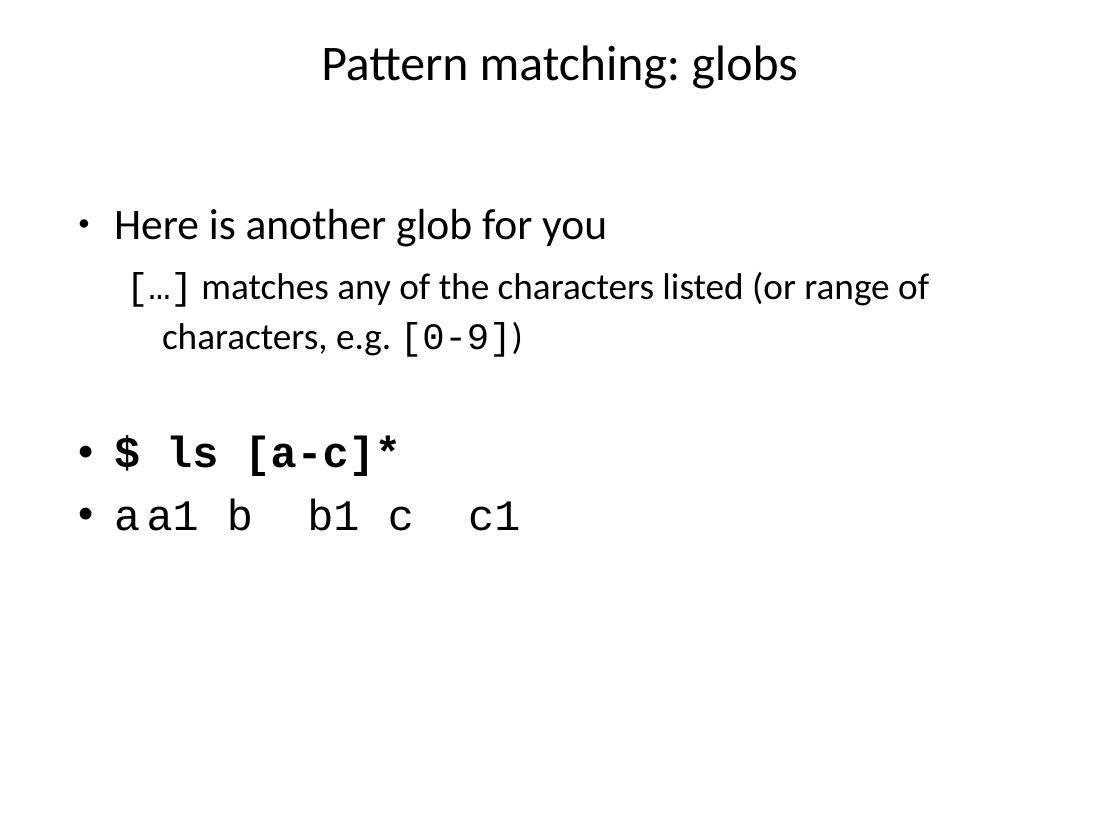
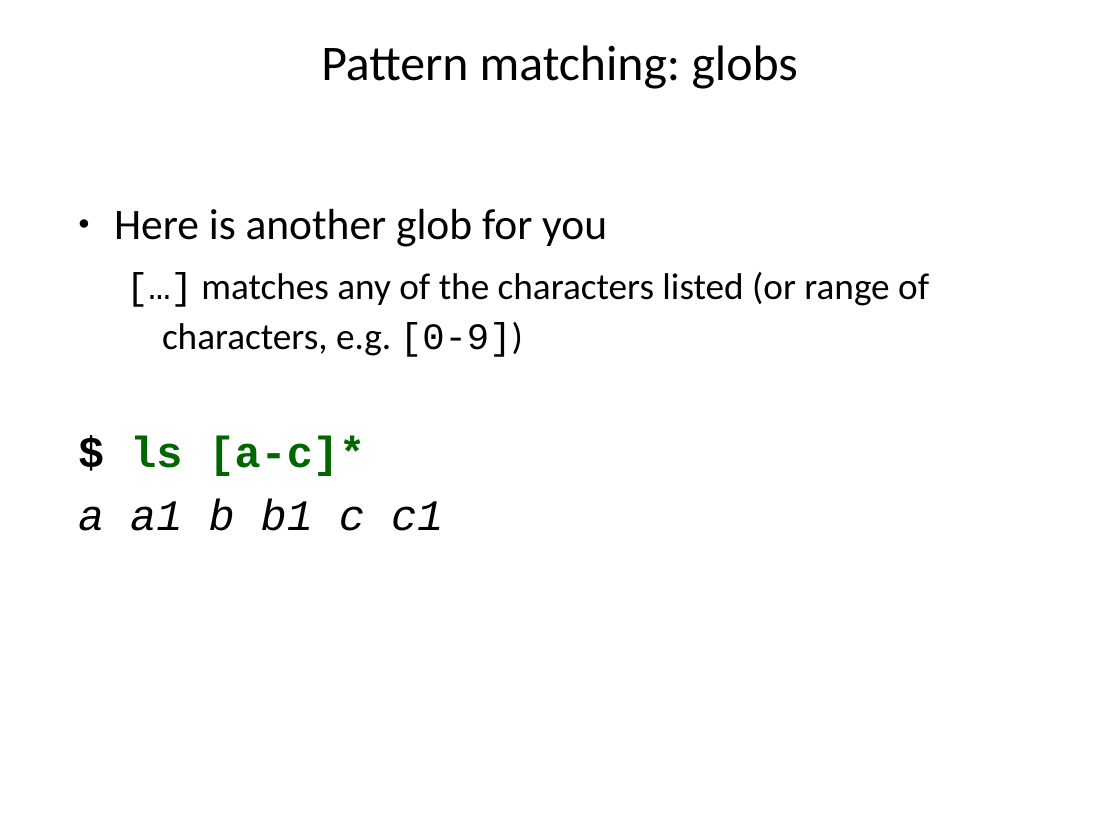
Before and after one commit to ncasuk/ncas-isc, a slide deck: slide 16 of shell/presentations/11_moretricks.pptx (slide 15 before the commit). Drawn at 1120x840 pixels with LibreOffice and Linux fonts; fonts in the diff are those of the drawing; background and template pictures are left out. Boxes give left, top, right and bottom in pixels: in the first picture for what was removed or moved away, otherwise in the second. Text is boxed around its words. In the diff, an @@ line names an element or a change of style, - is before the commit and + after.

```diff
--- a/shell/presentations/11_moretricks.pptx
+++ b/shell/presentations/11_moretricks.pptx
@@ text at [78,436,443,531]: text colour #000000 to #006600 in "ls [a-c]*"; italic on in "a a1 b b1 c c1"; bullet • to none @@
```
Also in this commit, not shown: 2 other slides changed, 1 slide added, 5 other files.
